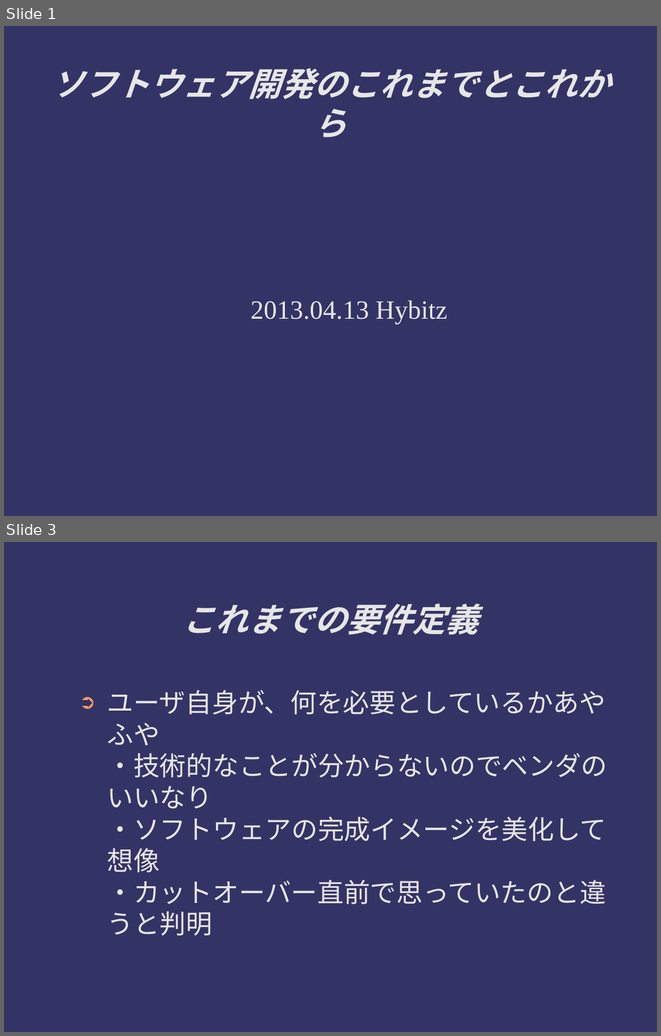
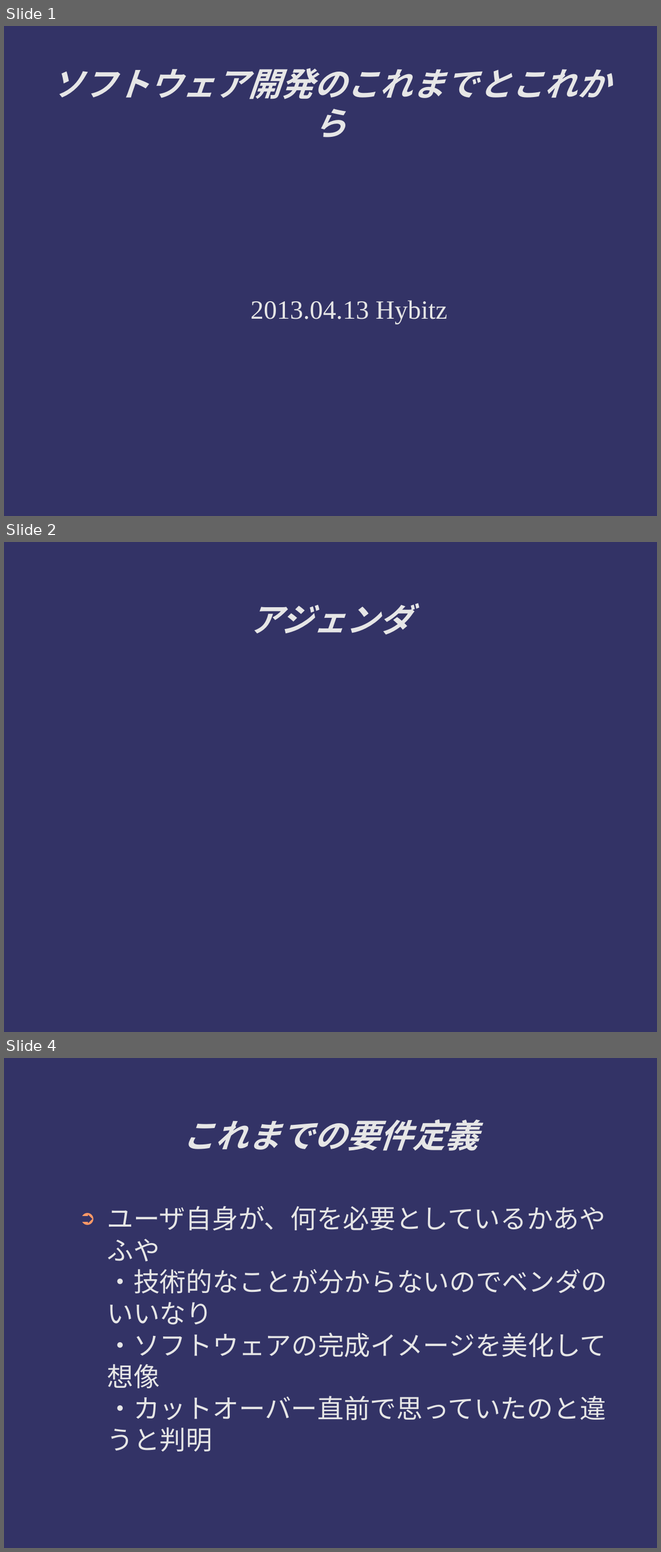
Before and after one commit to ichylinux/daddy, a slide deck: doc/concept.odp. Shown one above the other, each under a label of ours: slides 1 and 3 before the commit, slides 1, 2 and 4 after it; the slides between them are not shown. The pictures are 661x1036 and 661x1552 pixels, drawn with LibreOffice and Linux fonts; fonts in the diff are those of the drawing. Boxes give left, top, right and bottom in pixels: in the first picture for what was removed or moved away, otherwise in the second. Text is boxed around its words. In the diff, an @@ line names an element or a change of style, - is before the commit and + after.

```diff
--- a/doc/concept.odp
+++ b/doc/concept.odp
@@ slide 2 added at (x1=4, y1=542, x2=657, y2=1032), background #333366 @@
@@ title added at (x1=249, y1=605, x2=412, y2=635), 40 pt, text #E6E6E6, bold, italic @@
+アジェンダ
@@ what was slide 3 is now slide 4 @@
```
Also in this commit, not shown: 10 slides changed, 2 other files.
